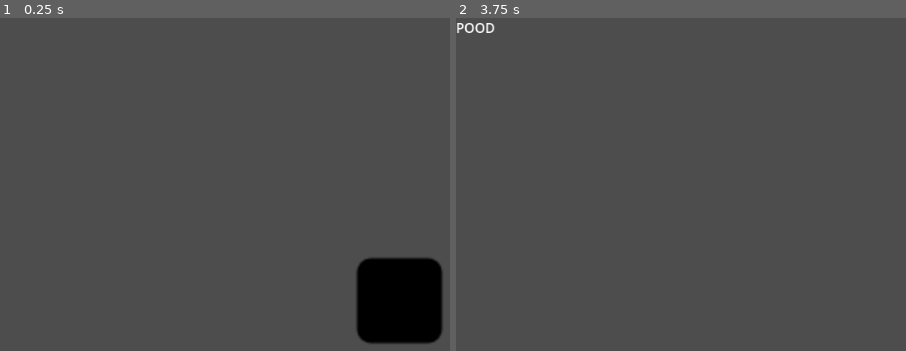
Above: before the commit, frames 1-2 (left to right).
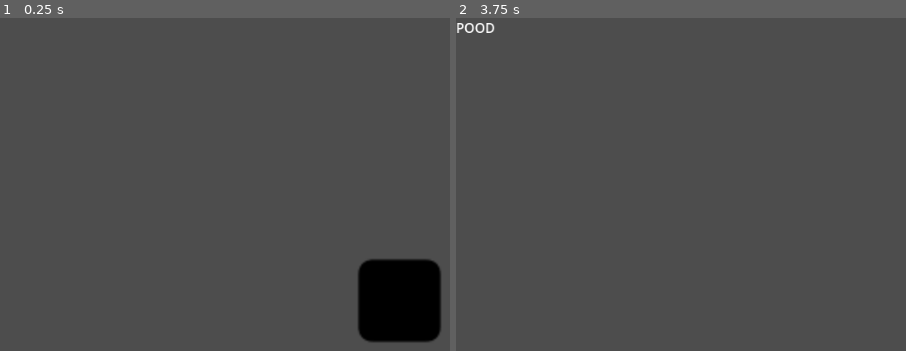
Above: after the commit, the same moments.

Repository: Rubj/dice
Game: Godot game, scene res://node_2d.tscn
Same seed, same stepped clock (60 frames per second), same inputs: the game is played once before the commit and once after it.
Inputs (mouse positions are in pixels of both pictures, inside the frame that each line leads up to):
- Up to frame 1 (0.25 s): no input
- Up to frame 2 (3.75 s): tap Enter at 0.5, 2, 3.5 s; move the mouse to (outside the picture) at 0.52 s; click (outside the picture) at 0.6 s; tap Space at 1.25, 2.75 s; move the mouse to (694, 264) at 1.27 s; click (694, 264) at 1.35 s; move the mouse to (outside the picture) at 2.02 s; click (outside the picture) at 2.1 s; move the mouse to (816, 331) at 2.77 s; click (816, 331) at 2.85 s; move the mouse to (outside the picture) at 3.52 s; click (outside the picture) at 3.6 s

The runs differ from the first frame. In frame 1, 0.6% of the frame differs, in the area x 79-99%, y 72-98%; in frame 2, nothing differs.

Commit message:
test täring turning

Diff:
--- a/node_2d.gd
+++ b/node_2d.gd
@@ -35,7 +35,7 @@
 		state = "no-input";
 		battleEnd()
 		return;
-	if vise:
+	if vise: #todo vise ainult valitud täringutega kui pole kõik valitud
 		veereta();
 
 func veereta():
@@ -46,7 +46,25 @@
 func veeretaTaringuid(ds: Array[Taring]):
 	for d in ds:
 		d.roll();
+	turnD6(ds[0].current_side);
 	print(str(ds.map(func(d): return d.current_side)) + " || viskeid jäänud: " + str(viskeid));
+
+func turnD6(v: int): #todo move to render logic
+	var taring: MeshInstance3D = get_child(0).get_child(1).get_child(0); #D6EsimeneKatsetus
+
+	if v == 6:
+		taring.rotation_degrees = Vector3(0, 0, 0);
+	if v == 5:
+		taring.rotation_degrees = Vector3(90, 0, 0);
+	elif v == 1:
+		taring.rotation_degrees = Vector3(180, 0, 0);
+	elif v == 2:
+		taring.rotation_degrees = Vector3(-90, 0, 0);
+	elif v == 3:
+		taring.rotation_degrees = Vector3(0, 0, 90);
+	elif v == 4:
+		taring.rotation_degrees = Vector3(0, 0, -90);
+
 
 #func battleInit
 func battleEnd(): #battleInstance: PackedScene to remove
--- a/scenes/battle.tscn
+++ b/scenes/battle.tscn
@@ -36,7 +36,7 @@
 size = Vector2i(300, 200)
 
 [node name="D6EsimeneKatsetus" type="MeshInstance3D" parent="SubViewport"]
-transform = Transform3D(0.196678, 0, 0, 0, 0.196678, 0, 0, 0, 0.196678, 0, 0, 0)
+transform = Transform3D(0.19, 0, 0, 0, 0.19, 0, 0, 0, 0.19, 0, 0, 0)
 mesh = ExtResource("1_g8vr3")
 surface_material_override/0 = SubResource("StandardMaterial3D_gb0gb")
 
